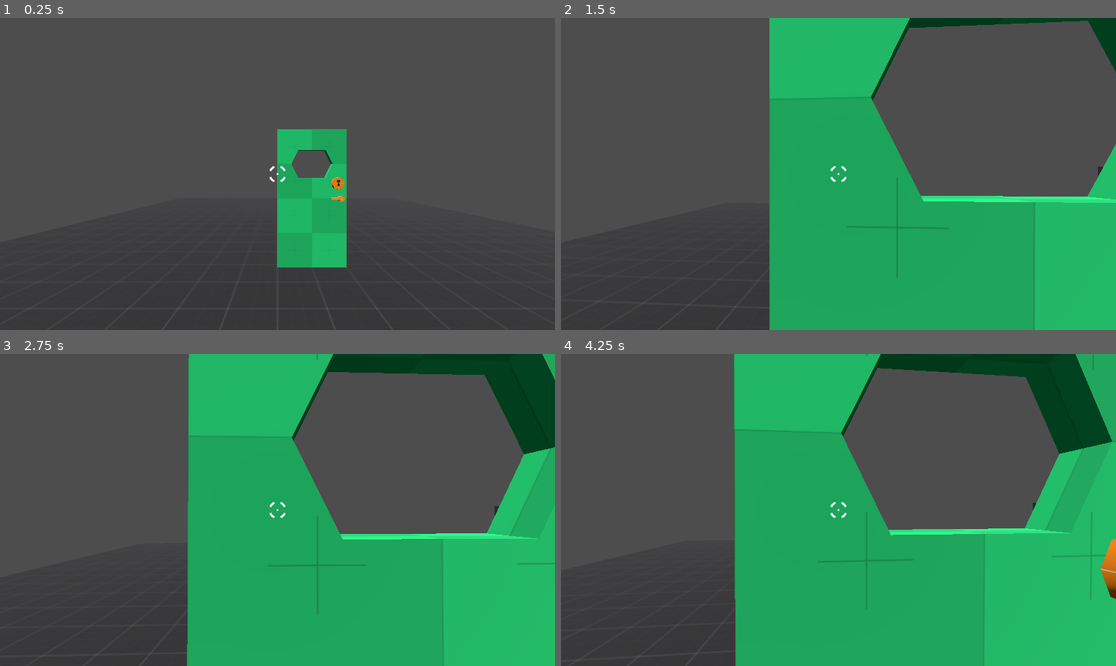
Above: before the commit, frames 1-4 (two rows, left to right).
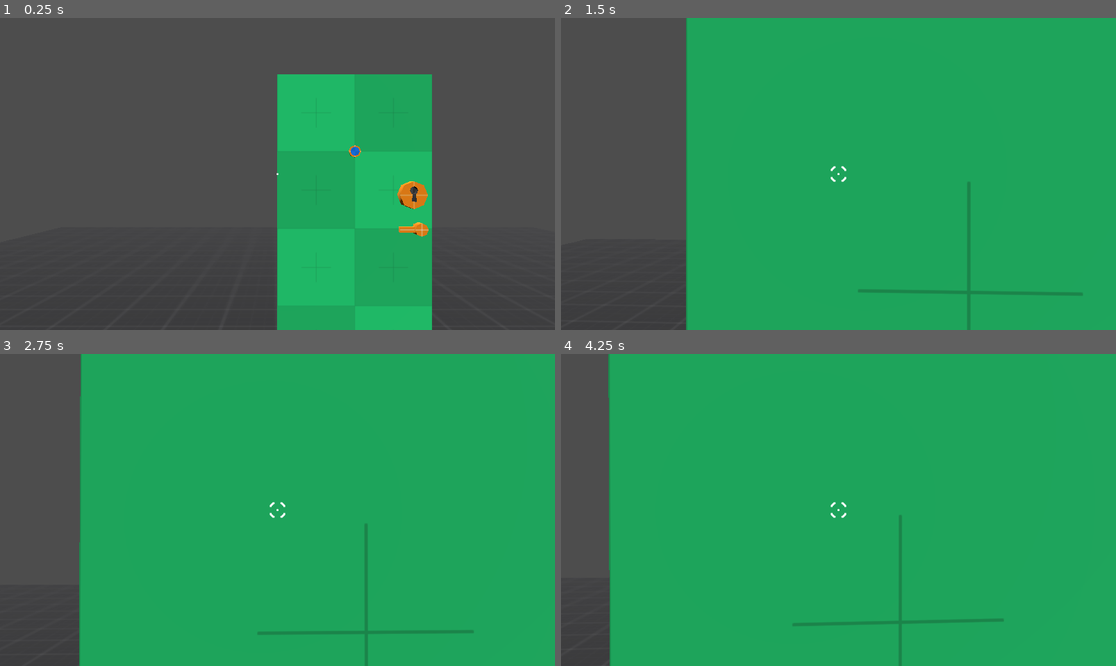
Above: after the commit, the same moments.

Repository: imberny/godot-oop-interface-demo
Game: Godot game, scene res://src/main.tscn
The game is run twice, just before and just after one commit, with the same random seed, the same clock (stepped at 60 frames per second) and the same inputs.
Inputs (mouse positions are in pixels of both pictures, inside the frame that each line leads up to):
- Up to frame 1 (0.25 s): no input
- Up to frame 2 (1.5 s): tap Enter (ui_accept) at 0.5, 0.77 s; move the mouse to (866, 174) at 0.52 s; hold E (interact) 0.53-1.28 s; hold W (move_forward) from 0.53 s (still down); tap O at 0.8, 1.35 s; move the mouse to (810, 174) at 1.27 s
- Up to frame 3 (2.75 s): keep holding W (move_forward); tap Enter (ui_accept) at 1.52 s; tap C at 1.55, 2.1 s; move the mouse to (288, 503) at 2.02 s; hold E (interact) from 2.03 s (still down)
- Up to frame 4 (4.25 s): keep holding W (move_forward); tap Enter (ui_accept) at 2.75, 3.02, 3.77 s; move the mouse to (832, 516) at 2.77 s; release E (interact) at 2.78 s; tap E (interact) at 2.85 s; tap O at 3.05, 3.6 s; move the mouse to (877, 513) at 3.52 s; tap C at 3.8 s

The runs differ from the first frame. In frame 1, 18% of the frame differs, in the area x 48-78%, y 18-100%; in frame 2, 39%; in frame 3, 44%; in frame 4, 46%, in the area x 8-100%, y 0-100%.

Commit message:
Add peep hole, crosshair only on interactable

Diff:
--- a/src/entity/door/door.tscn
+++ b/src/entity/door/door.tscn
@@ -269,6 +269,7 @@
 
 [node name="CSGPolygon3D" type="CSGPolygon3D" parent="Door"]
 transform = Transform3D(1, 0, 0, 0, 1, 0, 0, 0, 1, 0, 0, 0.0823891)
+visible = false
 operation = 2
 polygon = PackedVector2Array(-0.2, 0.3, 0.2, 0.3, 0.3, 0.5, 0.2, 0.7, -0.2, 0.7, -0.3, 0.5)
 depth = 0.17
--- a/src/entity/door/openable.gd
+++ b/src/entity/door/openable.gd
@@ -38,11 +38,3 @@
 
 func unlock() -> void:
 	_is_locked = false
-
-
-func _input(event: InputEvent) -> void:
-	if event.is_pressed() and event is InputEventKey:
-		if event.keycode == KEY_O:
-			open()
-		elif event.keycode == KEY_C:
-			close()
--- /dev/null
+++ b/src/entity/peep_hole/input_controller.gd
@@ -0,0 +1,28 @@
+extends InputController
+
+@export var _toggleable: Toggleable
+@export var _pcam: PhantomCamera3D
+@export var _max_y_angle_degrees := 50.0
+@export var _max_x_angle_degrees := 30.0
+
+@onready var _initial_rotation_x_degrees := _pcam.rotation_degrees.x
+@onready var _initial_rotation_y_degrees := _pcam.rotation_degrees.y
+
+
+func _input(event: InputEvent) -> void:
+	if event.is_action_pressed("interact"):
+		_toggleable.toggle()
+	elif event is InputEventMouseMotion:
+		event = event as InputEventMouseMotion
+		_pcam.rotation.y -= event.relative.x * Settings.mouse_sensitivity
+		_pcam.rotation.x -= event.relative.y * Settings.mouse_sensitivity
+		_pcam.rotation_degrees.x = clampf(
+			_pcam.rotation_degrees.x,
+			_initial_rotation_x_degrees - _max_x_angle_degrees,
+			_initial_rotation_x_degrees + _max_x_angle_degrees
+		)
+		_pcam.rotation_degrees.y = clampf(
+			_pcam.rotation_degrees.y,
+			_initial_rotation_y_degrees - _max_y_angle_degrees,
+			_initial_rotation_y_degrees + _max_y_angle_degrees
+		)
--- /dev/null
+++ b/src/entity/peep_hole/peep_hole.tscn
@@ -0,0 +1,55 @@
+[gd_scene load_steps=9 format=3 uid="uid://drhborye05rxu"]
+
+[ext_resource type="Script" uid="uid://c7smj4fgnba5x" path="res://src/entity/peep_hole/toggleable.gd" id="1_48ji4"]
+[ext_resource type="Material" uid="uid://7to3kb1tisdd" path="res://addons/prototype_mini_bundle/M_prototype_orange.tres" id="2_tlm7b"]
+[ext_resource type="Script" uid="uid://dxsl83h711dsc" path="res://src/entity/peep_hole/input_controller.gd" id="2_uxt4y"]
+[ext_resource type="Material" uid="uid://brj2jayoo0l0d" path="res://addons/prototype_mini_bundle/M_prototype_blue.tres" id="3_phj77"]
+[ext_resource type="Script" uid="uid://csjccrhj5wnx7" path="res://addons/phantom_camera/scripts/phantom_camera/phantom_camera_3d.gd" id="4_phj77"]
+[ext_resource type="Script" uid="uid://8umksf8e80fw" path="res://addons/phantom_camera/scripts/resources/tween_resource.gd" id="5_uxt4y"]
+
+[sub_resource type="CylinderShape3D" id="CylinderShape3D_c4ueu"]
+height = 0.0664673
+radius = 0.0415039
+
+[sub_resource type="Resource" id="Resource_e33ba"]
+script = ExtResource("5_uxt4y")
+duration = 0.5
+transition = 0
+ease = 2
+
+[node name="Peephole" type="AnimatableBody3D"]
+collision_layer = 8
+collision_mask = 0
+
+[node name="Toggleable" type="Node" parent="." node_paths=PackedStringArray("_pcam", "_input_controller")]
+script = ExtResource("1_48ji4")
+_pcam = NodePath("../PhantomCamera3D")
+_input_controller = NodePath("../InputController")
+metadata/_custom_type_script = "uid://dhr3vdgg46jic"
+
+[node name="InputController" type="Node" parent="." node_paths=PackedStringArray("_toggleable", "_pcam")]
+script = ExtResource("2_uxt4y")
+_toggleable = NodePath("../Toggleable")
+_pcam = NodePath("../PhantomCamera3D")
+
+[node name="PeepHole" type="CSGCylinder3D" parent="."]
+transform = Transform3D(1, 0, 0, 0, -4.37114e-08, -1, 0, 1, -4.37114e-08, 0, 0, 0)
+radius = 0.0395508
+height = 0.124219
+material = ExtResource("2_tlm7b")
+
+[node name="Inner" type="CSGCylinder3D" parent="PeepHole"]
+transform = Transform3D(1, 0, 0, 0, 1, 0, 0, 0, 1, 0, 0.00134277, 0)
+radius = 0.0292969
+height = 0.135889
+material = ExtResource("3_phj77")
+
+[node name="CollisionShape3D" type="CollisionShape3D" parent="."]
+transform = Transform3D(1, 0, 0, 0, -4.37114e-08, -1, 0, 1, -4.37114e-08, 0, 1.45269e-09, -0.0332336)
+shape = SubResource("CylinderShape3D_c4ueu")
+
+[node name="PhantomCamera3D" type="Node3D" parent="."]
+transform = Transform3D(-1, 0, 8.74228e-08, 0, 1, 0, -8.74228e-08, 0, -1, 0, 0, 0.0815207)
+script = ExtResource("4_phj77")
+tween_resource = SubResource("Resource_e33ba")
+metadata/_custom_type_script = "uid://csjccrhj5wnx7"
--- /dev/null
+++ b/src/entity/peep_hole/toggleable.gd
@@ -0,0 +1,30 @@
+extends Toggleable
+
+@export var _pcam: PhantomCamera3D
+@export var _pcam_priority_when_toggled := 10
+@export var _input_controller: InputController
+@export var _input_priority_when_toggled := 10
+
+var _is_toggled := false
+
+
+func set_toggled(is_toggled) -> void:
+	_is_toggled = is_toggled
+
+
+func toggle() -> void:
+	_is_toggled = not _is_toggled
+	if _is_toggled:
+		_peep()
+	else:
+		_stop_peep()
+
+
+func _peep() -> void:
+	_pcam.priority = _pcam_priority_when_toggled
+	_input_controller.priority = _input_priority_when_toggled
+
+
+func _stop_peep() -> void:
+	_pcam.priority = 0
+	_input_controller.priority = 0
--- /dev/null
+++ b/src/entity/player/crosshair.gd
@@ -0,0 +1,15 @@
+extends AnimatedSprite2D
+
+@export var _interactor_ray: InteractorRay
+
+
+func _ready() -> void:
+	_interactor_ray.interacted.connect(_on_interactor_ray_interacted)
+
+
+func _process(_delta: float) -> void:
+	visible = _interactor_ray.can_interact()
+
+
+func _on_interactor_ray_interacted() -> void:
+	play("hit")
--- a/src/entity/player/player.tscn
+++ b/src/entity/player/player.tscn
@@ -7,9 +7,11 @@
 [ext_resource type="Script" uid="uid://dh287iypl4fn7" path="res://src/entity/player/interactor_ray.gd" id="4_14xgr"]
 [ext_resource type="Script" uid="uid://db7l5srisnhgb" path="res://src/ui/screen_center.gd" id="5_c3o6i"]
 [ext_resource type="Texture2D" uid="uid://csu4d0voimucb" path="res://assets/sprites/crosshair/0381.png" id="6_1nyg1"]
+[ext_resource type="Texture2D" uid="uid://brcxhrqa8b8m" path="res://assets/sprites/crosshair/dot.png" id="7_c3o6i"]
 [ext_resource type="Texture2D" uid="uid://dyyjxnim5r11p" path="res://assets/sprites/crosshair/0382.png" id="7_e6o28"]
 [ext_resource type="Texture2D" uid="uid://x5vx6r6plu8j" path="res://assets/sprites/crosshair/0383.png" id="8_c3o6i"]
 [ext_resource type="Texture2D" uid="uid://4utkg2omndgl" path="res://assets/sprites/crosshair/0384.png" id="9_1c7qw"]
+[ext_resource type="Script" uid="uid://whhhuu7iqfwe" path="res://src/entity/player/crosshair.gd" id="12_1c7qw"]
 
 [sub_resource type="CapsuleShape3D" id="CapsuleShape3D_ynrr6"]
 radius = 0.4
@@ -17,7 +19,7 @@
 
 [sub_resource type="Resource" id="Resource_14xgr"]
 script = ExtResource("2_utwn8")
-duration = 1.0
+duration = 0.5
 transition = 0
 ease = 2
 
@@ -68,7 +70,7 @@
 metadata/_custom_type_script = "uid://csjccrhj5wnx7"
 
 [node name="InteractorRay" type="RayCast3D" parent="Head" node_paths=PackedStringArray("_inventory")]
-target_position = Vector3(0, 0, -1.5)
+target_position = Vector3(0, 0, -2)
 collision_mask = 8
 script = ExtResource("4_14xgr")
 _inventory = NodePath("../../Inventory")
@@ -79,10 +81,13 @@
 position = Vector2(1280, 684)
 script = ExtResource("5_c3o6i")
 
-[node name="Crosshair" type="AnimatedSprite2D" parent="CanvasLayer/ScreenCenter"]
+[node name="Dot" type="Sprite2D" parent="CanvasLayer/ScreenCenter"]
+texture = ExtResource("7_c3o6i")
+
+[node name="Crosshair" type="AnimatedSprite2D" parent="CanvasLayer/ScreenCenter" node_paths=PackedStringArray("_interactor_ray")]
 sprite_frames = SubResource("SpriteFrames_3k6e7")
 animation = &"hit"
 frame = 3
 frame_progress = 1.0
-
-[connection signal="interacted" from="Head/InteractorRay" to="CanvasLayer/ScreenCenter/Crosshair" method="play" binds= [&"hit"]]
+script = ExtResource("12_1c7qw")
+_interactor_ray = NodePath("../../../Head/InteractorRay")
--- /dev/null
+++ b/src/input/input_controller.gd
@@ -0,0 +1,3 @@
+class_name InputController extends Node
+
+@export var priority := 0
--- /dev/null
+++ b/src/input/input_manager.gd
@@ -0,0 +1,22 @@
+class_name InputManager extends Node
+
+var _input_controllers: Array[InputController] = []
+
+
+func _ready() -> void:
+	get_tree().node_added.connect(_on_tree_node_added)
+
+
+func _on_tree_node_added(node: Node) -> void:
+	if node is InputController:
+		_input_controllers.push_back(node)
+
+
+func _process(_delta: float) -> void:
+	if _input_controllers.is_empty():
+		return
+	_input_controllers.sort_custom(func(a, b): return a.priority > b.priority)
+	var main_input_controller := _input_controllers[0]
+	Util.enable(main_input_controller)
+	for i in range(1, len(_input_controllers)):
+		Util.disable(_input_controllers[i])
--- a/src/input/player_input.gd
+++ b/src/input/player_input.gd
@@ -1,5 +1,5 @@
 @tool
-extends Node
+extends InputController
 
 @export var target: Node
 
--- a/src/level/level.tscn
+++ b/src/level/level.tscn
@@ -8,8 +8,11 @@
 [ext_resource type="Material" uid="uid://dgjiw8udooecr" path="res://addons/prototype_mini_bundle/M_prototype_dark.tres" id="4_mpbj7"]
 [ext_resource type="PackedScene" uid="uid://btkfb7cguih3m" path="res://src/entity/key_lock/key_lock.tscn" id="6_ob0n7"]
 [ext_resource type="Script" uid="uid://drjnx01fscjic" path="res://src/input/player_input.gd" id="6_w7y1s"]
+[ext_resource type="PackedScene" uid="uid://drhborye05rxu" path="res://src/entity/peep_hole/peep_hole.tscn" id="7_p6v4a"]
 
 [sub_resource type="Environment" id="Environment_la7um"]
+
+[sub_resource type="CameraAttributesPhysical" id="CameraAttributesPhysical_p6v4a"]
 
 [node name="Level" type="Node3D"]
 script = ExtResource("1_5vox1")
@@ -17,6 +20,7 @@
 [node name="PlayerInput" type="Node" parent="." node_paths=PackedStringArray("target")]
 script = ExtResource("6_w7y1s")
 target = NodePath("../Player")
+priority = 1
 
 [node name="WorldEnvironment" type="WorldEnvironment" parent="."]
 environment = SubResource("Environment_la7um")
@@ -54,9 +58,20 @@
 _door_lock = NodePath("../DoorLock")
 is_locked = true
 
+[node name="WORKAROUND_HACK3" type="RemoteTransform3D" parent="Door"]
+editor_description = "https://github.com/godotengine/godot/issues/67257
+
+Updating any part of the transform will update the collision shape, making it move with its parent."
+transform = Transform3D(1, 0, -2.13163e-14, 0, 1, 0, 2.13163e-14, 0, 1, 0.5, 1.5, 0.0471132)
+remote_path = NodePath("../Peephole")
+
+[node name="Peephole" parent="Door" instance=ExtResource("7_p6v4a")]
+transform = Transform3D(1, 0, -2.13163e-14, 0, 1, 0, 2.13163e-14, 0, 1, 0.5, 1.5, 0.0471132)
+
 [node name="Camera3D" type="Camera3D" parent="."]
 physics_interpolation_mode = 1
 transform = Transform3D(1, 0, 0, 0, 1, 0, 0, 0, 1, 0, 1.35344, 3.04377)
+attributes = SubResource("CameraAttributesPhysical_p6v4a")
 
 [node name="PhantomCameraHost" type="Node" parent="Camera3D"]
 process_priority = 300
--- a/src/main.tscn
+++ b/src/main.tscn
@@ -1,9 +1,13 @@
-[gd_scene load_steps=3 format=3 uid="uid://bmbs12bytsliy"]
+[gd_scene load_steps=4 format=3 uid="uid://bmbs12bytsliy"]
 
 [ext_resource type="Script" uid="uid://b2gsbxjn0jage" path="res://src/level/level_manager.gd" id="1_eewff"]
 [ext_resource type="PackedScene" uid="uid://c7or0lt8hwcmq" path="res://src/level/level.tscn" id="2_gh0ne"]
+[ext_resource type="Script" path="res://src/input/input_manager.gd" id="3_5q4o7"]
 
 [node name="Main" type="Node"]
+
+[node name="InputManager" type="Node" parent="."]
+script = ExtResource("3_5q4o7")
 
 [node name="LevelManager" type="Node" parent="."]
 script = ExtResource("1_eewff")
--- a/src/util/util.gd
+++ b/src/util/util.gd
@@ -2,7 +2,15 @@
 
 
 static func disable(node: Node) -> void:
-	node.set_process(false)
-	node.set_physics_process(false)
-	node.set_process_input(false)
-	node.set_process_unhandled_input(false)
+	_set_node_enabled(node, false)
+
+
+static func enable(node: Node) -> void:
+	_set_node_enabled(node, true)
+
+
+static func _set_node_enabled(node: Node, is_enabled: bool) -> void:
+	node.set_process(is_enabled)
+	node.set_physics_process(is_enabled)
+	node.set_process_input(is_enabled)
+	node.set_process_unhandled_input(is_enabled)
Binary file added: assets/sprites/crosshair/dot.png
Not shown, added: assets/sprites/crosshair/dot.png.import
Not shown, added: src/entity/peep_hole/input_controller.gd.uid
Not shown, added: src/entity/peep_hole/toggleable.gd.uid
Not shown, added: src/entity/player/crosshair.gd.uid
Not shown: 1 places in src/entity/player/player.tscn that only renumber resources
Not shown, added: src/input/input_controller.gd.uid
Not shown: 1 places in src/level/level.tscn that only renumber resources
